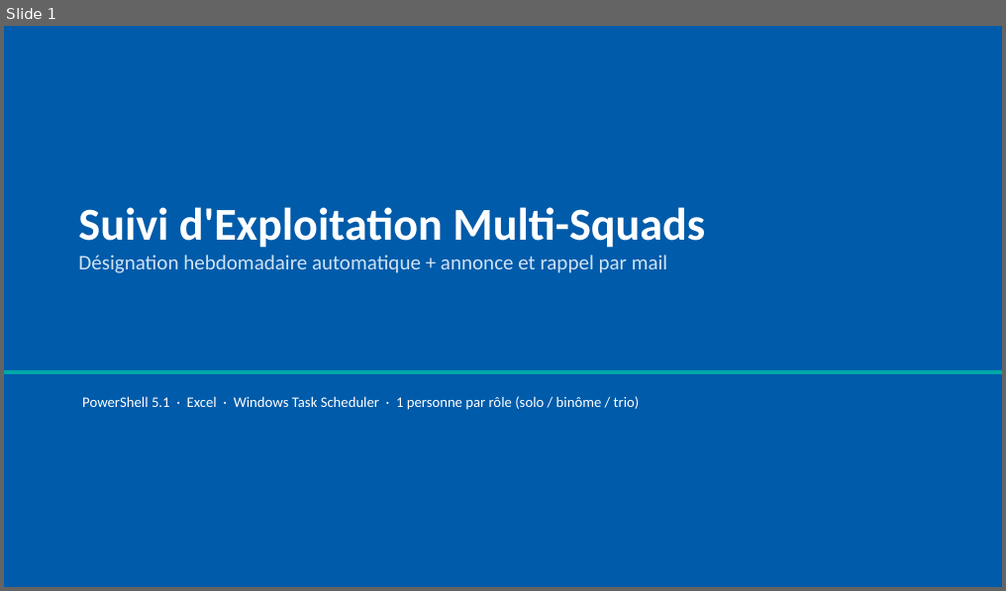
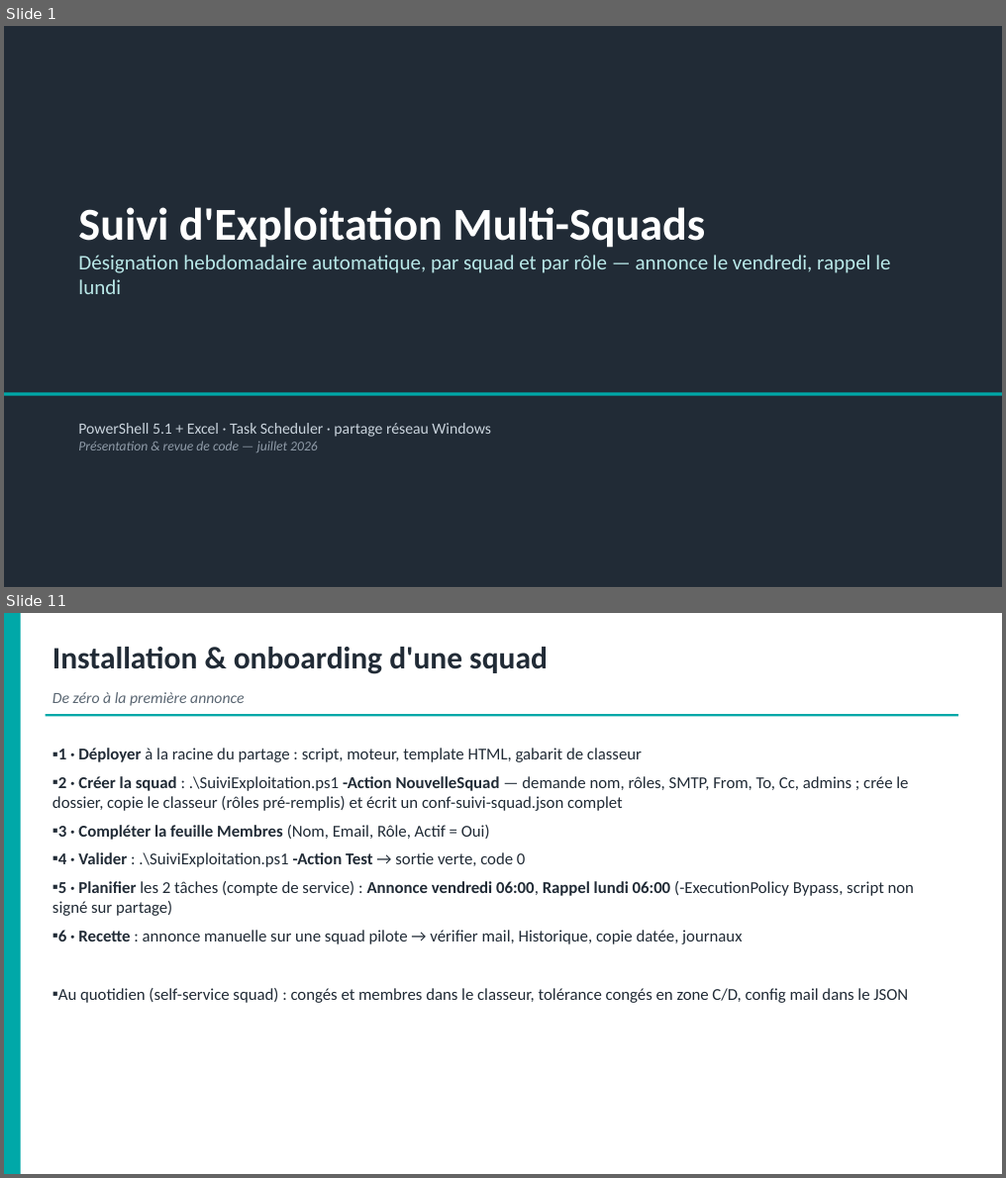
Before and after one commit to lucasyessad/mon_env, a slide deck: docs/Presentation-Suivi-Exploitation.pptx. Shown one above the other, each under a label of ours: slide 1 before the commit, slides 1 and 11 after it; the slides between them are not shown. The pictures are 1006x591 and 1006x1178 pixels, drawn with LibreOffice and Linux fonts; fonts in the diff are those of the drawing. Boxes give left, top, right and bottom in pixels: in the first picture for what was removed or moved away, otherwise in the second. Text is boxed around its words. In the diff, an @@ line names an element or a change of style, - is before the commit and + after.

```diff
--- a/docs/Presentation-Suivi-Exploitation.pptx
+++ b/docs/Presentation-Suivi-Exploitation.pptx
@@ slide 11 added at (x1=4, y1=613, x2=1002, y2=1174), background #FFFFFF @@
@@ rectangle added at (x1=4, y1=613, x2=21, y2=1174), fill #00A8A8 @@
@@ text added at (x1=53, y1=647, x2=548, y2=674), 30 pt, text #212B36, bold @@
+Installation & onboarding d'une squad
@@ text added at (x1=53, y1=692, x2=244, y2=706), 15 pt, text #5A6672, italic @@
+De zéro à la première annonce
@@ rectangle added at (x1=46, y1=714, x2=958, y2=716), fill #00A8A8 @@
@@ text added at (x1=53, y1=748, x2=914, y2=1003), 16 pt, text #212B36 @@
+▪ 1 · Déployer à la racine du partage : script, moteur, template HTML, gabarit de classeur
+▪ 2 · Créer la squad : .\SuiviExploitation.ps1 -Action NouvelleSquad — demande nom, rôles, SMTP, From, To, Cc, admins ; crée le dossier, copie le classeur (rôles pré-remplis) et écrit un conf-suivi-squad.json complet
+▪ 3 · Compléter la feuille Membres (Nom, Email, Rôle, Actif = Oui)
+▪ 4 · Valider : .\SuiviExploitation.ps1 -Action Test → sortie verte, code 0
+▪ 5 · Planifier les 2 tâches (compte de service) : Annonce vendredi 06:00, Rappel lundi 06:00 (-ExecutionPolicy Bypass, script non signé sur partage)
+▪ 6 · Recette : annonce manuelle sur une squad pilote → vérifier mail, Historique, copie datée, journaux
+▪ Au quotidien (self-service squad) : congés et membres dans le classeur, tolérance congés en zone C/D, config mail dans le JSON
@@ slide 1 changed as well @@
@@ rectangle at (x1=4, y1=26, x2=1002, y2=587): fill #005BAA to #212B36 @@
@@ text at (x1=78, y1=255, x2=890, y2=294): text changed; text colour #CFE2F3 to #B9E8E8 @@
-Désignation hebdomadaire automatique + annonce et rappel par mail
+Désignation hebdomadaire automatique, par squad et par rôle — annonce le vendredi, rappel le lundi
@@ rectangle moved from (x1=4, y1=371, x2=1002, y2=374) to (x1=4, y1=393, x2=1002, y2=396) @@
@@ text at (x1=78, y1=423, x2=491, y2=453): text changed; size 14 to 15 pt; text colour #FFFFFF to #C9D3DC @@
-PowerShell 5.1 · Excel · Windows Task Scheduler · 1 personne par rôle (solo / binôme / trio)
+PowerShell 5.1 + Excel · Task Scheduler · partage réseau Windows
+Présentation & revue de code — juillet 2026
```
Also in this commit, not shown: 2 other slides changed, 9 other slides added, 8 slides removed, 2 other files.
